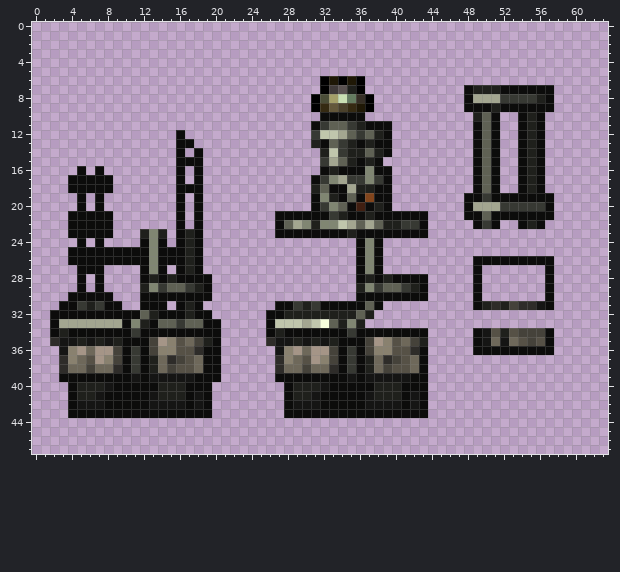
Two states of a pixel-art sprite, content/Entities/Structures/Industry/Press/press.01.png. That is the earlier state.
The file is 64x48 pixels. Colours within 5 levels of each other are drawn and written as one. The old version is drawn lined up with the new one.
The result:
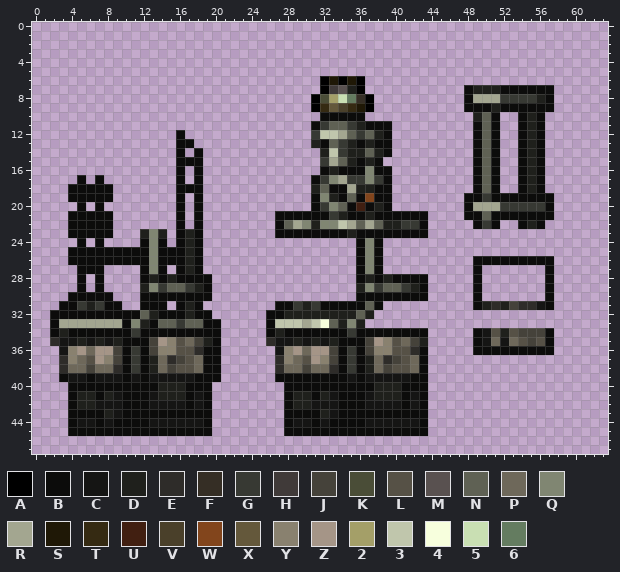
Palette (. is transparent): A #000000  B #0c0c0b  C #151514  D #1f201c  E #2e2c29  F #352e25  G #373933  H #403a39  J #45423a  K #4a4d37  L #565146  M #595150  N #5f6154  P #6e685a  Q #808672  R #a3a690  S #1f1806  T #352a12  U #411f11  V #4a402a  W #82451c  X #64583b  Y #89816f  Z #a59587  2 #a49f68  3 #c0c6ac  4 #f7ffdd  5 #c9dfb3  6 #647c60
Change:
whole drawing moved by -2,-4 (the old picture is shown already moved)
y 16: x 5 B -> .; x 7 B -> .
y 17: x 4 B -> .; x 6 B -> .; x 8 B -> .
y 19: x 4 . -> B; x 6 . -> B; x 8 . -> B
y 39: x 4..5 BB -> CC; x 7..9 BBB -> CCC
y 40: x 5..8 DDDC -> BBBB; x 29..32 DDDC -> BBBB
y 41: x 7..9 CBB -> BDC; x 31..33 CBB -> BDC
y 42: x 5..6 CC -> DD; x 8..9 BB -> CC; x 29..30 CC -> DD; x 32..33 BB -> CC
y 43: x 8..9 BB -> DC; x 32..33 BB -> DC
y 44: x 4..19 ................ -> BCCBCBBBBCCCCCCB; x 28..43 ................ -> BCCBCBBBBCCCCCCB
y 45: x 4..19 ................ -> BBBBBBBBBBBBBBBB; x 28..43 ................ -> BBBBBBBBBBBBBBBB
Boxes around the changes in both pictures, in picture pixels (x1, y1, x2, y2):
changed: (68, 166, 113, 202)
changed: (68, 373, 212, 436)
changed: (284, 382, 428, 436)
